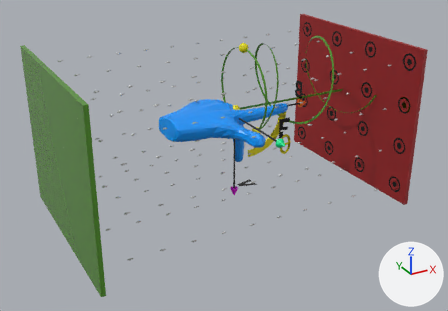
One commit to the glTF model assets/modelo.glb: the scene before it, then after it.
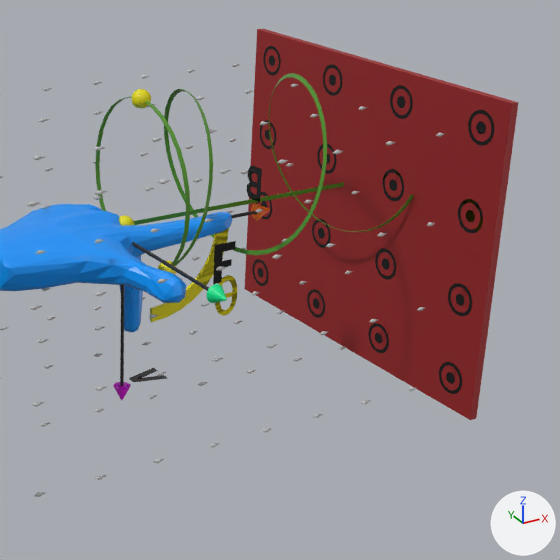
Each version is shown whole from a 50 mm lens placed at (-3.95, -7.05, 3.26), pointed at (-0.09, -0.03, -0.26), then close up on the part from 39% to 100% of the width and 0% to 88% of the height. Lighting does not change. The marker at lower right points along +X, +Y and +Z. Where no turn or scale is listed for an object, it has been applied to the vertices.

In view in the first close-up: 'Circle002', 'Helix002', 'Line002', 'Sphere001', 'arrows', 'field', 'hand', 'magnet', 'transf_90'.
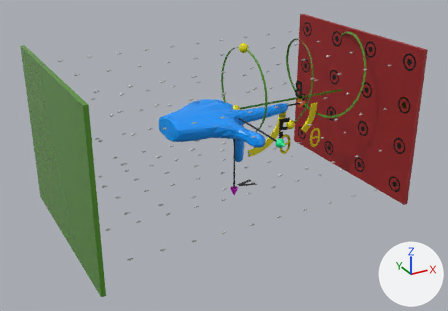
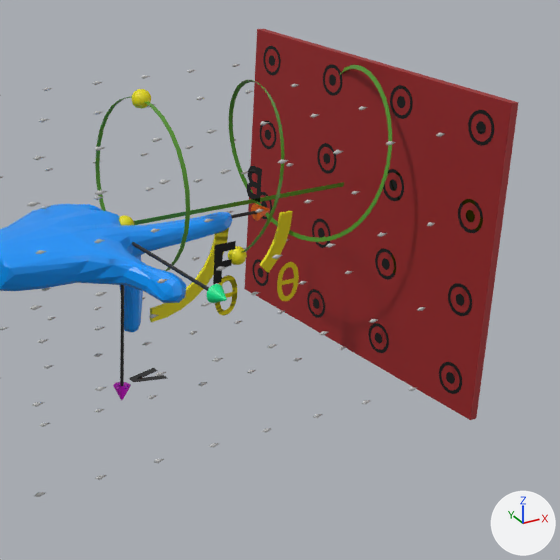
Commit message: atualizando modelo 3d

Pixel boxes (x1, y1, x2, y2) of what changed, in the close-ups (560 x 560 px):
```json
{"object": "Helix002", "change": "moved", "before": [164, 73, 414, 266], "after": [229, 65, 392, 253]}
{"object": "transf_dif", "change": "moved", "after": [259, 211, 299, 301], "on screen": "not visible before"}
{"object": "Sphere001", "change": "moved", "before": [158, 260, 177, 275], "after": [228, 246, 247, 265]}
```

Scene script edits in JSON lines:
```json
{"op": "set", "path": "ob_helix002.location", "old": "(0.232, 0.008, 0.632)", "new": "(0.792, 0.008, 0.632)"}
{"op": "set", "path": "ob_sphere001.location", "old": "(0.237, -0.352, 0.153)", "new": "(0.797, -0.352, 0.153)"}
{"op": "set", "path": "ob_transf_dif.location", "old": "(-0.014, 0.066, 0.41)", "new": "(0.547, 0.066, 0.41)"}
```
